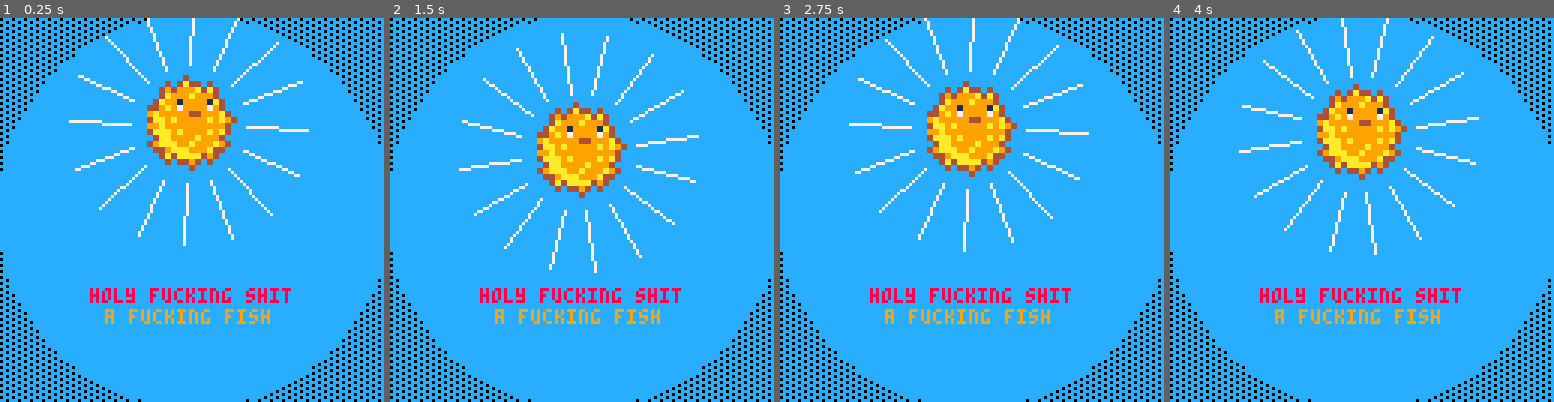
Above: before the commit, frames 1-4 (left to right).
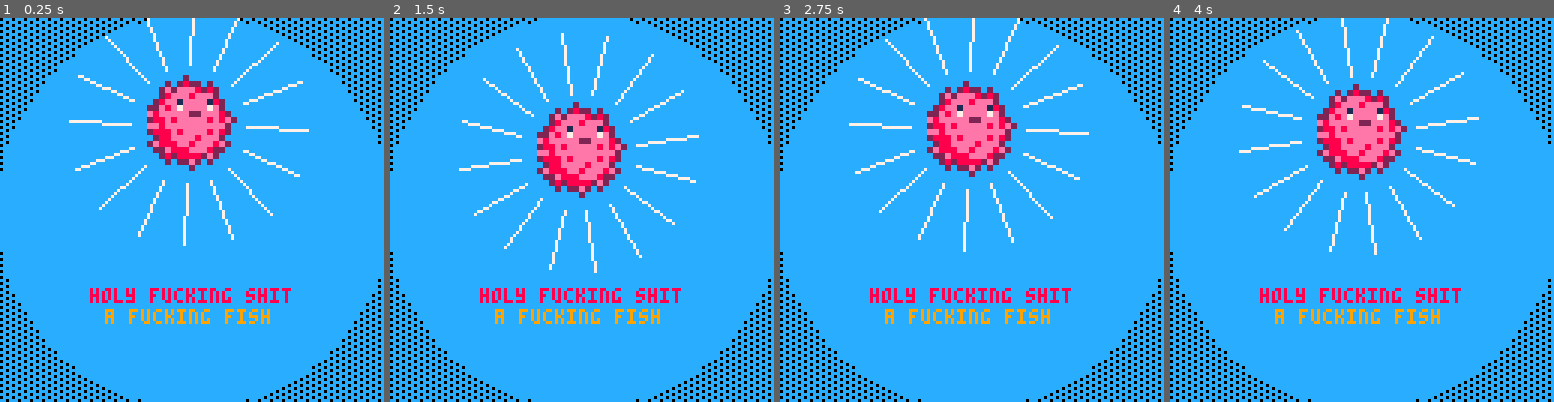
Above: after the commit, the same moments.

Repository: alexhlocke/AlexKotaFirstCart
Game: PICO-8 cartridge fish_display.p8
The game is run twice, just before and just after one commit, with the same random seed, the same clock (stepped at 60 frames per second) and the same inputs.
Inputs:
- Up to frame 1 (0.25 s): no input
- Up to frame 2 (1.5 s): no input
- Up to frame 3 (2.75 s): no input
- Up to frame 4 (4 s): no input

The runs differ from the first frame. In frame 1, 3.9% of the frame differs, in the area x 38-62%, y 14-40%; in frame 2, 3.9%; in frame 3, 3.9%; in frame 4, 3.9%.

Commit message:
Character Controller Started

Diff:
--- /dev/null
+++ b/char_controller.p8
@@ -0,0 +1,11 @@
+pico-8 cartridge // http://www.pico-8.com
+version 42
+__lua__
+--character controller
+__gfx__
+00000000000000000000000000000000000000000000000000000000000000000000000000000000000000000000000000000000000000000000000000000000
+00000000000000000000000000000000000000000000000000000000000000000000000000000000000000000000000000000000000000000000000000000000
+00700700000000000000000000000000000000000000000000000000000000000000000000000000000000000000000000000000000000000000000000000000
+00077000000000000000000000000000000000000000000000000000000000000000000000000000000000000000000000000000000000000000000000000000
+00077000000000000000000000000000000000000000000000000000000000000000000000000000000000000000000000000000000000000000000000000000
+00700700000000000000000000000000000000000000000000000000000000000000000000000000000000000000000000000000000000000000000000000000
--- a/fish_display.p8
+++ b/fish_display.p8
@@ -58,7 +58,7 @@
 
  --y+=5*sin(t())
 
- --set_shiny_pal(fish)
+ set_shiny_pal(fish)
  sspr(fish.sprt%16*8,flr(fish.sprt/16)*8
   ,w,h
   ,63-w*scale/2,y-h*scale/2
